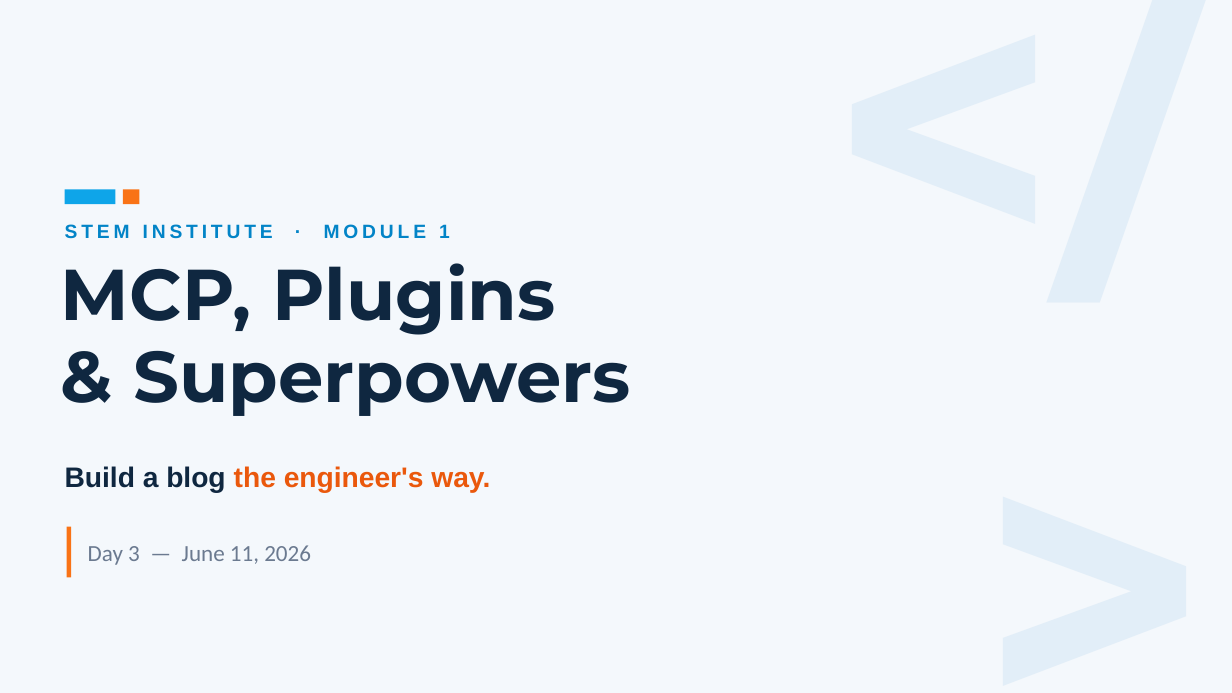
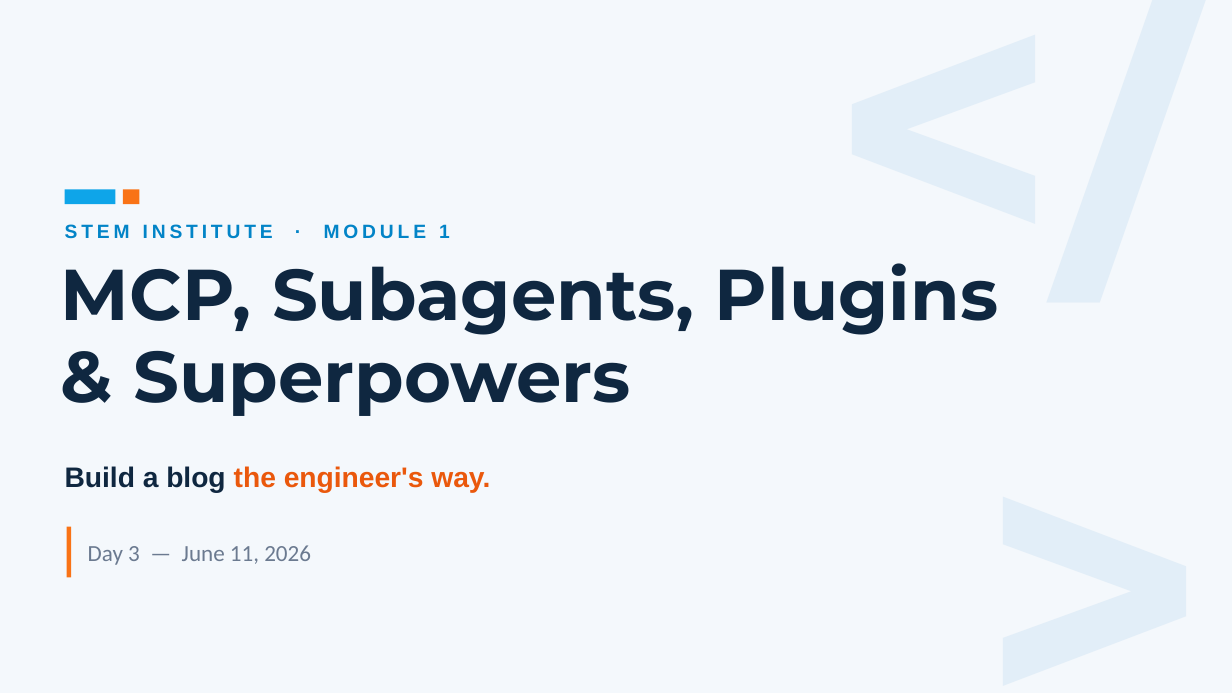
Before and after one commit to daze377/vibecoding, a slide deck: slide 1 of slides/June-11.pptx. Drawn at 1232x693 pixels with LibreOffice and Linux fonts; fonts in the diff are those of the drawing. Boxes give left, top, right and bottom in pixels: in the first picture for what was removed or moved away, otherwise in the second. Text is boxed around its words. In the diff, an @@ line names an element or a change of style, - is before the commit and + after.

Commit message:
docs: update June-11 slides

```diff
--- a/slides/June-11.pptx
+++ b/slides/June-11.pptx
@@ text at [61, 263, 998, 335]: text changed @@
-MCP, Plugins
+MCP, Subagents, Plugins
```
